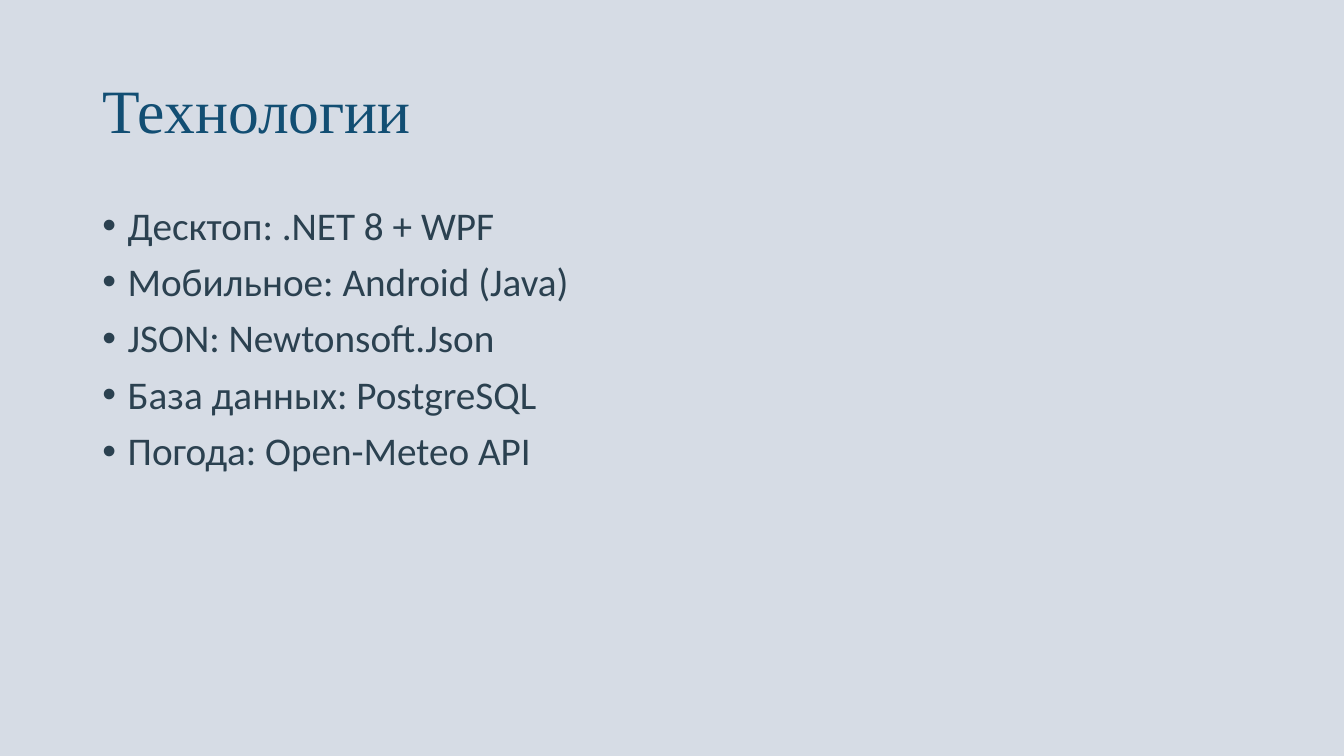
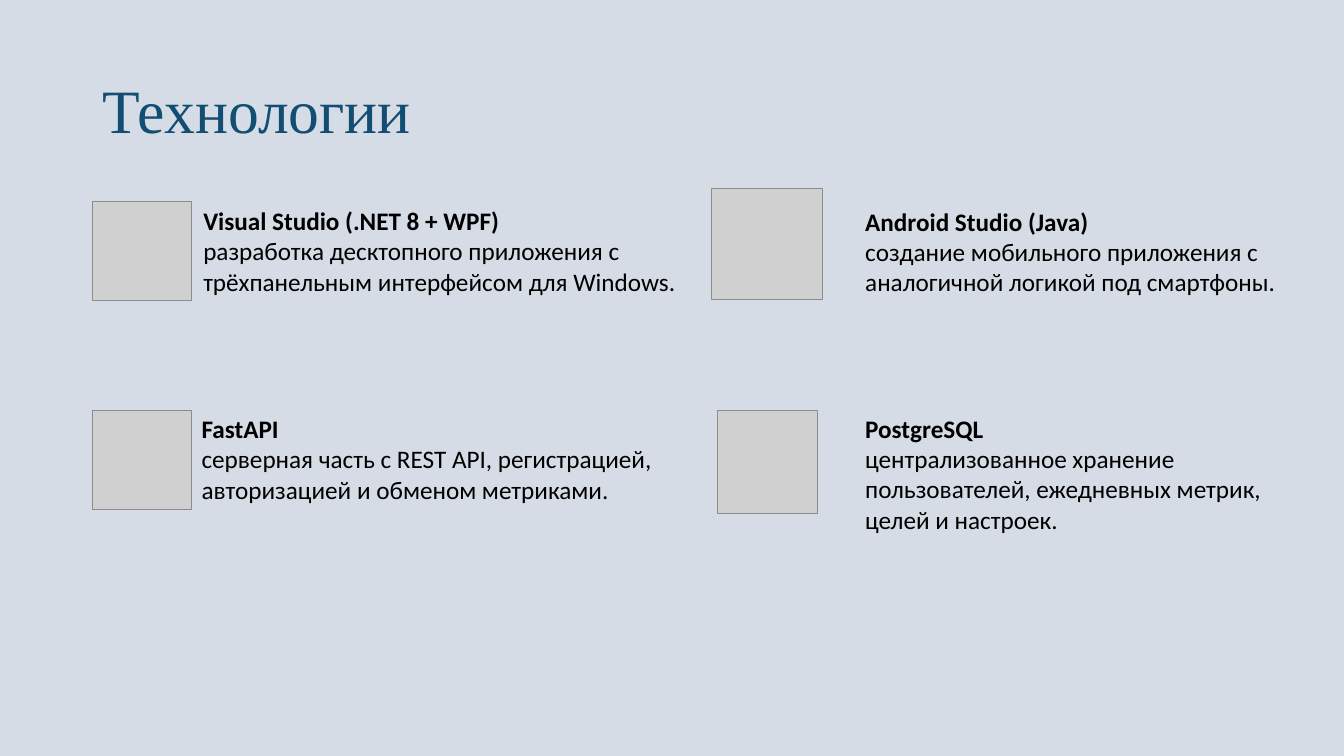
Before and after one commit to Toose-Dany/123, a slide deck: slide 4 of HealthSync.pptx. Drawn at 1344x756 pixels with LibreOffice and Linux fonts; fonts in the diff are those of the drawing; grey boxes stand for pictures. Boxes give left, top, right and bottom in pixels: in the first picture for what was removed or moved away, otherwise in the second. Text is boxed around its words. In the diff, an @@ line names an element or a change of style, - is before the commit and + after.

```diff
--- a/HealthSync.pptx
+++ b/HealthSync.pptx
@@ picture added at (x1=93, y1=202, x2=192, y2=300) @@
@@ picture added at (x1=712, y1=189, x2=823, y2=299) @@
@@ text removed at (x1=128, y1=213, x2=568, y2=472) @@
-• Десктоп: .NET 8 + WPF
-• Мобильное: Android (Java)
-• JSON: Newtonsoft.Json
-• База данных: PostgreSQL
-• Погода: Open-Meteo API
@@ text added at (x1=203, y1=211, x2=675, y2=295), 18 pt, text #000000 @@
+Visual Studio (.NET 8 + WPF)
+разработка десктопного приложения с трёхпанельным интерфейсом для Windows.
@@ text added at (x1=865, y1=212, x2=1275, y2=295), 18 pt, text #000000 @@
+Android Studio (Java)
+создание мобильного приложения с аналогичной логикой под смартфоны.
@@ picture added at (x1=93, y1=410, x2=192, y2=509) @@
@@ picture added at (x1=718, y1=410, x2=818, y2=513) @@
@@ text added at (x1=202, y1=421, x2=651, y2=503), 18 pt, text #000000 @@
+FastAPI
+серверная часть с REST API, регистрацией, авторизацией и обменом метриками.
@@ text added at (x1=865, y1=421, x2=1261, y2=533), 18 pt, text #000000 @@
+PostgreSQL
+централизованное хранение пользователей, ежедневных метрик, целей и настроек.
```
Also in this commit, not shown: 9 other slides changed.
